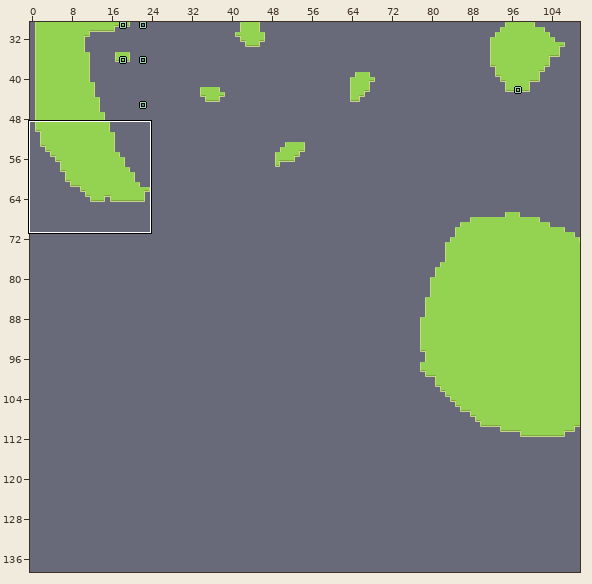
An edit to a level. LDtk project, assets/levels/level.ldtk. The picture above shows the old version from afar; the outline marks the close-up.
Close-up. Before the edit:
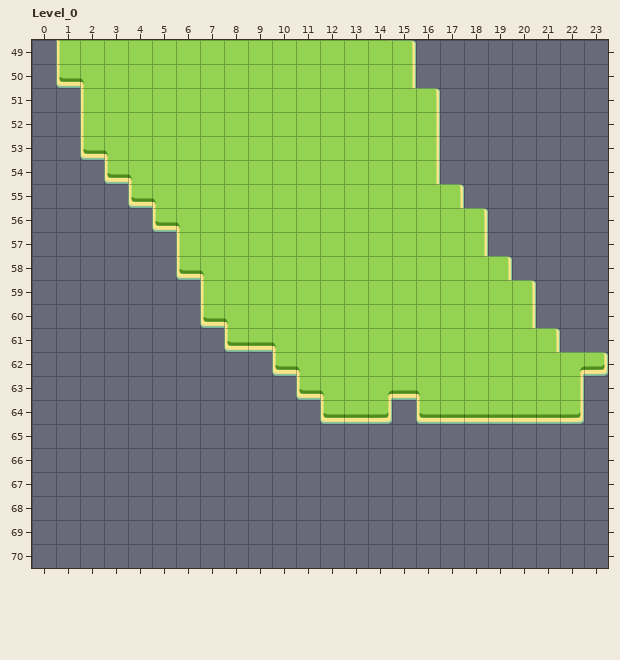
Cells are 100x100 px. Shown: Level_0 x 0..23, y 49..70. The commit also changed other parts of the map, which this record leaves out.
The result:
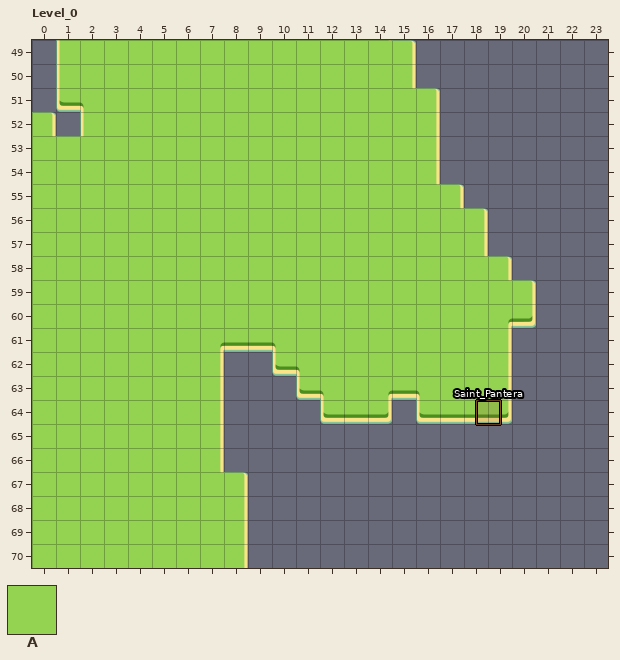
Key: from "Islands": A 1 "Ground".
_ is an empty cell.
Objects are placed by their top-left corner, in cells (3,4 is the top-left corner of cell 3,4); size is 1x1 cell unless given.
Tiles replaced or removed in this view: A.
The exact change:
Changed rows in their new state; . is an unchanged cell.
Layer "Islands":
first column x 0:
51 .A......................
52 A.......................
53 AA......................
54 AAA.....................
55 AAAA....................
56 AAAAA...................
57 AAAAAA..................
58 AAAAAA..................
59 AAAAAAA.................
60 AAAAAAA.................
61 AAAAAAAA............__..
62 AAAAAAAA............____
63 AAAAAAAA............___.
64 AAAAAAAA............___.
65 AAAAAAAA................
66 AAAAAAAA................
67 AAAAAAAAA...............
68 AAAAAAAAA...............
69 AAAAAAAAA...............
70 AAAAAAAAA...............
Layer "Entities":
added: "Saint_Pantera" rectangle at 18.5,64
